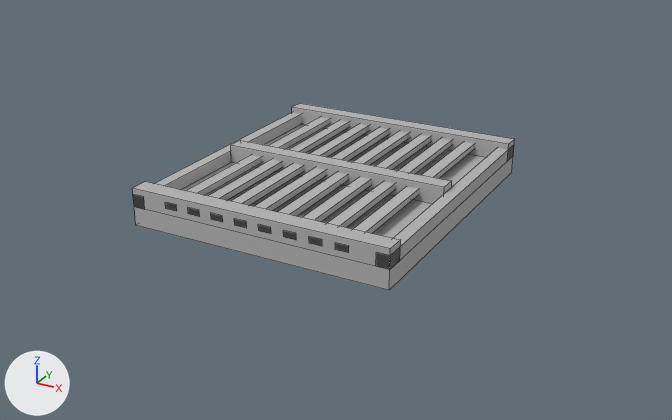
The OBJ model fabric/src/main/resources/assets/mtrsteamloco/eyecandies/oss_sensor.obj, before and after one commit.
Before and after are seen from a camera (50 mm lens) standing at (1.036, -1.885, 0.907) and looking at (0.033, -0.062, -0.005). Arrows for +X, +Y and +Z are at lower left; the lights stay in place. Mesh edges are drawn as thin lines. Where no turn or scale is listed for an object, it has been applied to the vertices.

The older version as bpy lines, for what is in view:
```python
me_cube = bpy.data.meshes.new('cube')
me_cube.from_pydata(...)  # a box spanning x -0.328..0.328, y -0.375..0.375, z 0.0..0.047
me_cube.materials.append(mat_m_94577c3c_8bac_bf55_a290_2c974a0493c4)  # picture img_steel_png
me_cube_001 = bpy.data.meshes.new('cube.001')
me_cube_001.from_pydata(...)  # a box spanning x -0.328..-0.297, y -0.375..0.375, z 0.047..0.078
me_cube_001.materials.append(mat_m_94577c3c_8bac_bf55_a290_2c974a0493c4)  # picture img_steel_png
me_cube_002 = bpy.data.meshes.new('cube.002')
me_cube_002.from_pydata(...)  # a box spanning x 0.297..0.328, y -0.375..0.375, z 0.047..0.078
me_cube_002.materials.append(mat_m_94577c3c_8bac_bf55_a290_2c974a0493c4)  # picture img_steel_png
me_cube_005 = bpy.data.meshes.new('cube.005')
me_cube_005.from_pydata(...)  # a box spanning x -0.328..0.328, y 0.328..0.375, z 0.047..0.094
me_cube_005.materials.append(mat_m_94577c3c_8bac_bf55_a290_2c974a0493c4)  # picture img_steel_png
me_cube_007 = bpy.data.meshes.new('cube.007')
me_cube_007.from_pydata(...)  # a box spanning x -0.297..0.297, y -0.027..0.02, z 0.047..0.094
me_cube_007.materials.append(mat_m_94577c3c_8bac_bf55_a290_2c974a0493c4)  # picture img_steel_png
ob_cube = bpy.data.objects.new('cube', me_cube)
ob_cube.location = (0.0, 0.0, 0.0)
ob_cube_001 = bpy.data.objects.new('cube.001', me_cube_001)
ob_cube_001.location = (0.0, 0.0, 0.0)
ob_cube_002 = bpy.data.objects.new('cube.002', me_cube_002)
ob_cube_002.location = (0.0, 0.0, 0.0)
ob_cube_005 = bpy.data.objects.new('cube.005', me_cube_005)
ob_cube_005.location = (0.0, 0.0, 0.0)
ob_cube_007 = bpy.data.objects.new('cube.007', me_cube_007)
ob_cube_007.location = (0.0, 0.0, 0.0)
# also in view: 'cube.013' at (0.219, 0.0, 0.07); 'cube.006' at (0.0, -0.352, 0.07); 'cube.008' at (0.094, 0.0, 0.07); 'cube.003' at (0.031, 0.0, 0.07); 'cube.010' at (-0.156, 0.0, 0.07)
```
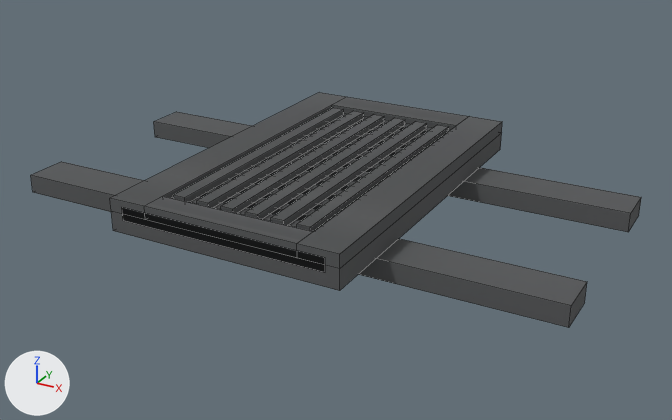
Location of each change, (x1, y1, x2, y2) in pixels of the pictures (672 x 420 px):
'cube.023', added: after (31, 162, 587, 328)
'cube', recoloured, mesh rescaled (46% narrower, 61% shorter): before (134, 124, 513, 290); after (122, 208, 325, 272)
'cube.026', added: after (297, 116, 502, 269)
'cube.022', added: after (154, 112, 641, 232)
'cube.014', added: after (111, 133, 502, 291)
'cube.017', added: after (110, 93, 346, 219)
'cube.007', recoloured, mesh rescaled: before (231, 140, 452, 204); after (261, 154, 369, 181)
'cube.016', added: after (144, 196, 312, 258)
'cube.005', recoloured, mesh rescaled: before (292, 103, 515, 158); after (231, 170, 343, 200)
'cube.002', recoloured, mesh rescaled: before (376, 146, 514, 269); after (172, 197, 301, 228)
'cube.018', added: after (271, 121, 427, 225)
'cube.025', added: after (245, 118, 405, 220)
'cube.019', added: after (297, 125, 448, 232)
'cube.024', added: after (221, 114, 384, 214)
'cube.021', added: after (197, 111, 364, 208)
'cube.020', added: after (173, 108, 344, 202)
'cube.015', added: after (332, 97, 469, 131)
'cube.006', unchanged, covered by the edit: before (132, 182, 401, 270); after (247, 162, 357, 191)
'cube.001', unchanged, covered by the edit: before (133, 113, 301, 209)
'cube.003', unchanged, covered by the edit: before (258, 131, 409, 234); after (199, 188, 316, 221)
'cube.009', unchanged, covered by the edit: before (309, 138, 452, 246); after (288, 139, 393, 164)

Diff of the bpy script that builds the scene:
```diff
--- a/fabric/src/main/resources/assets/mtrsteamloco/eyecandies/oss_sensor.obj.py
+++ b/fabric/src/main/resources/assets/mtrsteamloco/eyecandies/oss_sensor.obj.py
@@ me_cube @@
 me_cube.from_pydata(...)  # 8 vertices, 6 faces; spans x -0.328..0.328, y -0.375..0.375, z 0.0..0.047
-me_cube.materials.append(mat_m_94577c3c_8bac_bf55_a290_2c974a0493c4)  # picture img_steel_png
+# me_cube part 1: the whole mesh is scaled about its middle by (0.762, 0.0417, 0.667), then moved by (0.0, -0.484, 0.07)
+me_cube.materials.append(mat_m_348ed8d3_a2d9_47e3_a4cc_4e8c90022526)  # picture img_metal009dark_png
@@ me_cube_002 @@
 me_cube_002.from_pydata(...)  # 8 vertices, 6 faces; spans x 0.297..0.328, y -0.375..0.375, z 0.047..0.078
-me_cube_002.materials.append(mat_m_94577c3c_8bac_bf55_a290_2c974a0493c4)  # picture img_steel_png
+# me_cube_002 part 2: the whole mesh is scaled about its middle by (16, 0.0417, 1), then moved by (-0.312, -0.391, 0.031)
+me_cube_002.materials.append(mat_m_348ed8d3_a2d9_47e3_a4cc_4e8c90022526)  # picture img_metal009dark_png
@@ me_cube_005 @@
 me_cube_005.from_pydata(...)  # 8 vertices, 6 faces; spans x -0.328..0.328, y 0.328..0.375, z 0.047..0.094
-me_cube_005.materials.append(mat_m_94577c3c_8bac_bf55_a290_2c974a0493c4)  # picture img_steel_png
+# me_cube_005 part 3: the whole mesh is scaled about its middle by (0.762, 0.667, 0.667), then moved by (0.0, -0.555, 0.023)
+me_cube_005.materials.append(mat_m_348ed8d3_a2d9_47e3_a4cc_4e8c90022526)  # picture img_metal009dark_png
@@ me_cube_007 @@
 me_cube_007.from_pydata(...)  # 8 vertices, 6 faces; spans x -0.297..0.297, y -0.027..0.02, z 0.047..0.094
-me_cube_007.materials.append(mat_m_94577c3c_8bac_bf55_a290_2c974a0493c4)  # picture img_steel_png
+# me_cube_007 part 4: the whole mesh is scaled about its middle by (0.842, 0.667, 0.667), then moved by (0.0, -0.075, 0.023)
+me_cube_007.materials.append(mat_m_348ed8d3_a2d9_47e3_a4cc_4e8c90022526)  # picture img_metal009dark_png
@@ ob_cube_026 @@
+ob_cube_026 = bpy.data.objects.new('cube.026', me_cube_026)  # a box spanning x 0.188..0.281, y -0.5..0.406, z 0.094..0.125; in mat_m_348ed8d3_a2d9_47e3_a4cc_4e8c90022526 (picture img_metal009dark_png)
+ob_cube_026.location = (0.0, 0.0, 0.0)
@@ ob_cube_025 @@
+ob_cube_025 = bpy.data.objects.new('cube.025', me_cube_025)  # a box spanning x 0.016..0.047, y -0.422..0.297, z 0.109..0.125; in mat_m_348ed8d3_a2d9_47e3_a4cc_4e8c90022526 (picture img_metal009dark_png)
+ob_cube_025.location = (0.0, 0.0, 0.0)
@@ ob_cube_024 @@
+ob_cube_024 = bpy.data.objects.new('cube.024', me_cube_024)  # a box spanning x -0.047..-0.016, y -0.422..0.297, z 0.109..0.125; in mat_m_348ed8d3_a2d9_47e3_a4cc_4e8c90022526 (picture img_metal009dark_png)
+ob_cube_024.location = (0.0, 0.0, 0.0)
@@ ob_cube_023 @@
+ob_cube_023 = bpy.data.objects.new('cube.023', me_cube_023)  # a box spanning x -0.688..0.688, y -0.344..-0.234, z 0.0..0.047; in mat_m_348ed8d3_a2d9_47e3_a4cc_4e8c90022526 (picture img_metal009dark_png)
+ob_cube_023.location = (0.0, 0.0, 0.0)
@@ ob_cube_022 @@
+ob_cube_022 = bpy.data.objects.new('cube.022', me_cube_022)  # a box spanning x -0.688..0.688, y 0.141..0.25, z 0.0..0.047; in mat_m_348ed8d3_a2d9_47e3_a4cc_4e8c90022526 (picture img_metal009dark_png)
+ob_cube_022.location = (0.0, 0.0, 0.0)
@@ ob_cube_021 @@
+ob_cube_021 = bpy.data.objects.new('cube.021', me_cube_021)  # a box spanning x -0.109..-0.078, y -0.422..0.297, z 0.109..0.125; in mat_m_348ed8d3_a2d9_47e3_a4cc_4e8c90022526 (picture img_metal009dark_png)
+ob_cube_021.location = (0.0, 0.0, 0.0)
@@ ob_cube_020 @@
+ob_cube_020 = bpy.data.objects.new('cube.020', me_cube_020)  # a box spanning x -0.172..-0.141, y -0.422..0.297, z 0.109..0.125; in mat_m_348ed8d3_a2d9_47e3_a4cc_4e8c90022526 (picture img_metal009dark_png)
+ob_cube_020.location = (0.0, 0.0, 0.0)
@@ ob_cube_019 @@
+ob_cube_019 = bpy.data.objects.new('cube.019', me_cube_019)  # a box spanning x 0.141..0.172, y -0.422..0.297, z 0.109..0.125; in mat_m_348ed8d3_a2d9_47e3_a4cc_4e8c90022526 (picture img_metal009dark_png)
+ob_cube_019.location = (0.0, 0.0, 0.0)
@@ ob_cube_018 @@
+ob_cube_018 = bpy.data.objects.new('cube.018', me_cube_018)  # a box spanning x 0.078..0.109, y -0.422..0.297, z 0.109..0.125; in mat_m_348ed8d3_a2d9_47e3_a4cc_4e8c90022526 (picture img_metal009dark_png)
+ob_cube_018.location = (0.0, 0.0, 0.0)
@@ ob_cube_017 @@
+ob_cube_017 = bpy.data.objects.new('cube.017', me_cube_017)  # a box spanning x -0.281..-0.188, y -0.5..0.406, z 0.094..0.125; in mat_m_348ed8d3_a2d9_47e3_a4cc_4e8c90022526 (picture img_metal009dark_png)
+ob_cube_017.location = (0.0, 0.0, 0.0)
@@ ob_cube_016 @@
+ob_cube_016 = bpy.data.objects.new('cube.016', me_cube_016)  # a box spanning x -0.188..0.188, y -0.5..-0.438, z 0.094..0.125; in mat_m_348ed8d3_a2d9_47e3_a4cc_4e8c90022526 (picture img_metal009dark_png)
+ob_cube_016.location = (0.0, 0.0, 0.0)
@@ ob_cube_015 @@
+ob_cube_015 = bpy.data.objects.new('cube.015', me_cube_015)  # a box spanning x -0.188..0.188, y 0.312..0.406, z 0.094..0.125; in mat_m_348ed8d3_a2d9_47e3_a4cc_4e8c90022526 (picture img_metal009dark_png)
+ob_cube_015.location = (0.0, 0.0, 0.0)
@@ ob_cube_014 @@
+ob_cube_014 = bpy.data.objects.new('cube.014', me_cube_014)  # a box spanning x -0.281..0.281, y -0.5..0.406, z 0.047..0.094; in mat_m_348ed8d3_a2d9_47e3_a4cc_4e8c90022526 (picture img_metal009dark_png)
+ob_cube_014.location = (0.0, 0.0, 0.0)
```
